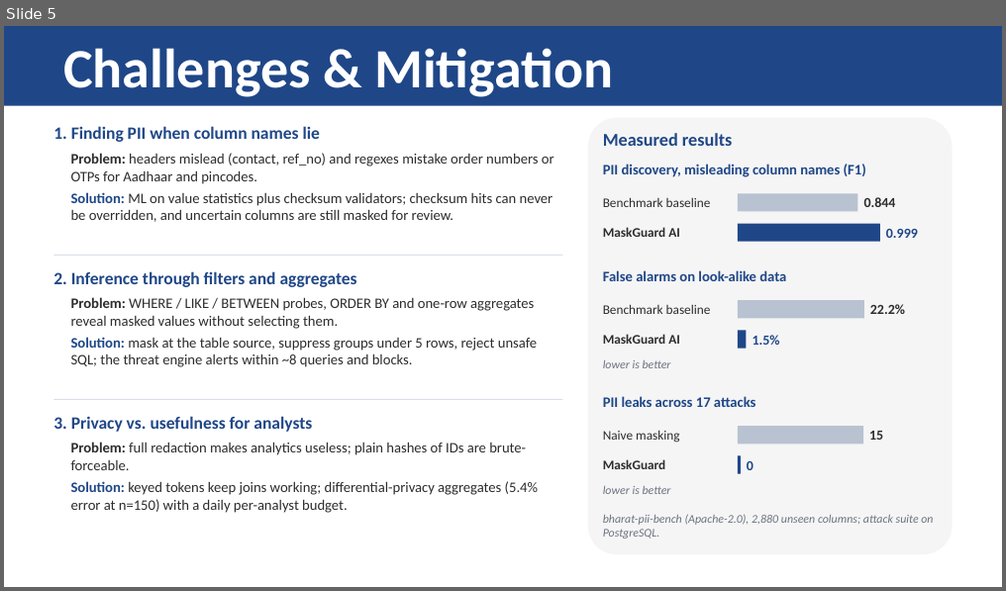
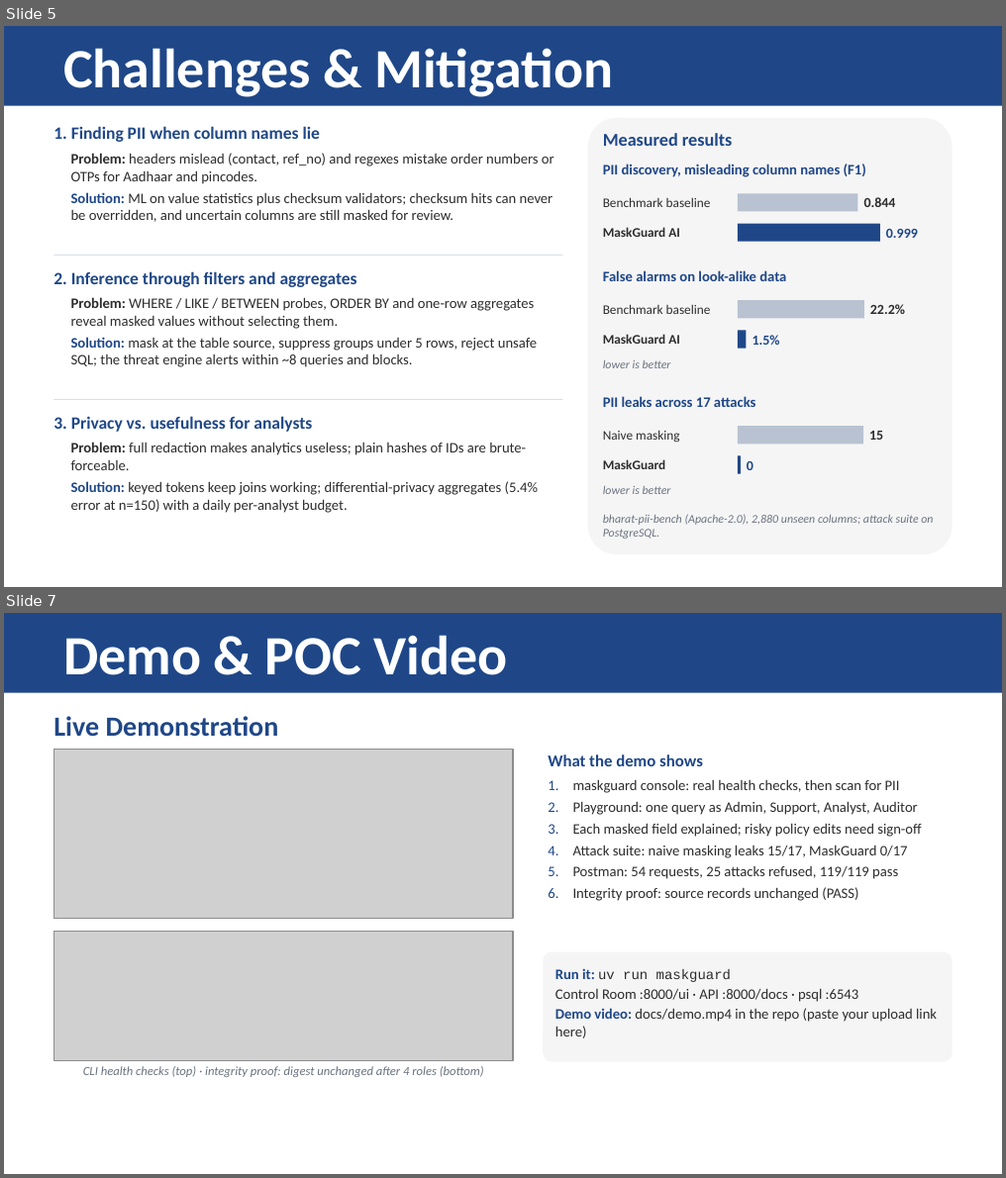
Before and after one commit to hotaro6754/mask, a slide deck: docs/MaskGuard_Round1_Submission.pptx. Shown one above the other, each under a label of ours: slide 5 before the commit, slides 5 and 7 after it; the slides between them are not shown. The pictures are 1006x591 and 1006x1178 pixels, drawn with LibreOffice and Linux fonts; fonts in the diff are those of the drawing; grey boxes stand for pictures. Boxes give left, top, right and bottom in pixels: in the first picture for what was removed or moved away, otherwise in the second. Text is boxed around its words. In the diff, an @@ line names an element or a change of style, - is before the commit and + after.

```diff
--- a/docs/MaskGuard_Round1_Submission.pptx
+++ b/docs/MaskGuard_Round1_Submission.pptx
@@ slide 7 added at bbox=[4, 613, 1002, 1174], background #FFFFFF @@
@@ rectangle added at bbox=[4, 613, 1002, 693], fill #1F4788 @@
@@ text added at bbox=[63, 635, 508, 675], 40 pt, text #FFFFFF, bold @@
+Demo & POC Video
@@ text added at bbox=[54, 716, 279, 737], 20 pt, text #1F4788, bold @@
+Live Demonstration
@@ picture added at bbox=[54, 749, 513, 919] @@
@@ text added at bbox=[548, 755, 921, 901], 10.5 pt, text #2D2D2D @@
+What the demo shows
+1. maskguard console: real health checks, then scan for PII
+2. Playground: one query as Admin, Support, Analyst, Auditor
+3. Each masked field explained; risky policy edits need sign-off
+4. Attack suite: naive masking leaks 15/17, MaskGuard 0/17
+5. Postman: 54 requests, 25 attacks refused, 119/119 pass
+6. Integrity proof: source records unchanged (PASS)
@@ picture added at bbox=[54, 932, 513, 1061] @@
@@ rounded rectangle added at bbox=[543, 953, 952, 1062], fill #F5F5F5, 10.5 pt, text #2D2D2D @@
+Run it: uv run maskguard
+Control Room :8000/ui · API :8000/docs · psql :6543
+Demo video: docs/demo.mp4 in the repo (paste your upload link here)
@@ text added at bbox=[83, 1066, 484, 1077], 9 pt, text #6B7280, italic @@
+CLI health checks (top) · integrity proof: digest unchanged after 4 roles (bottom)
```
Also in this commit, not shown: 4 slides changed, 1 slide removed.
